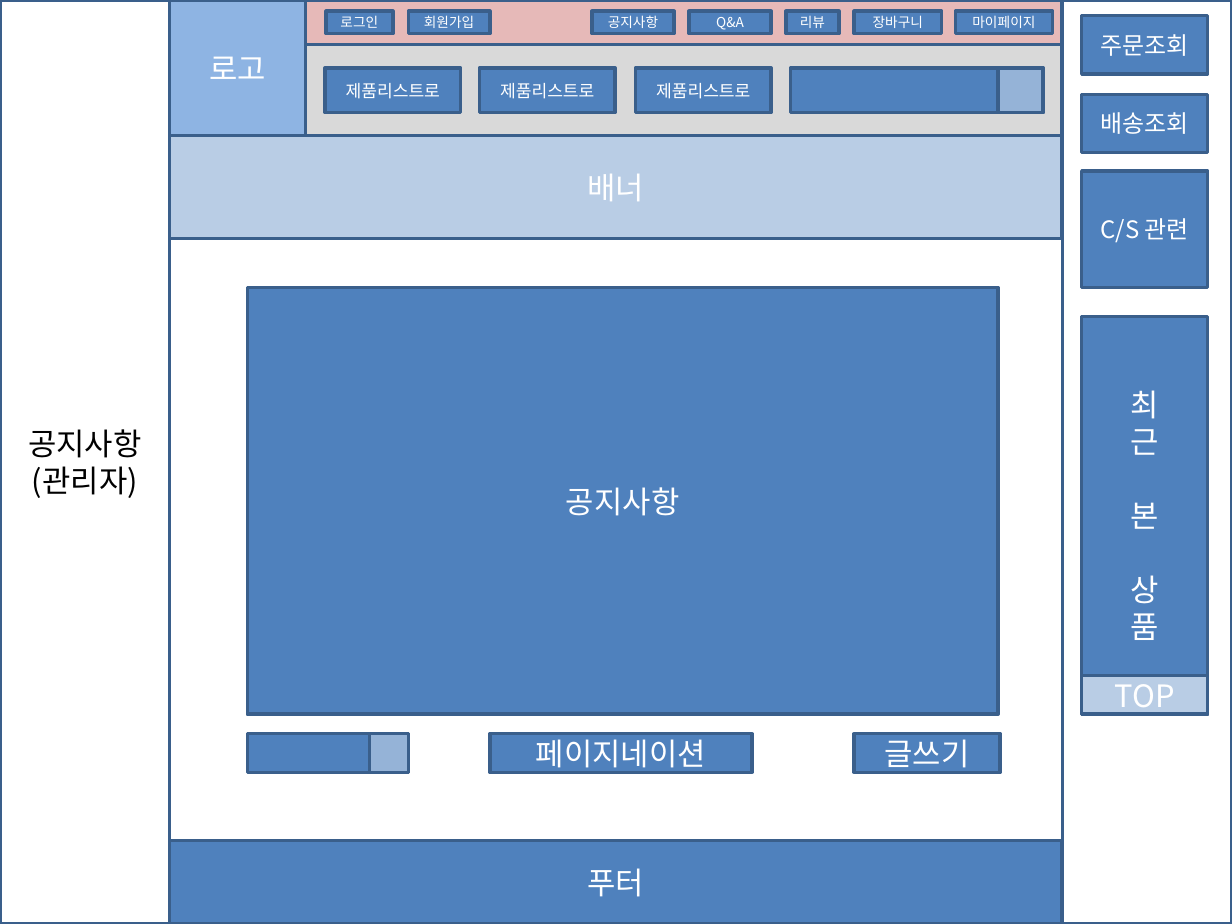
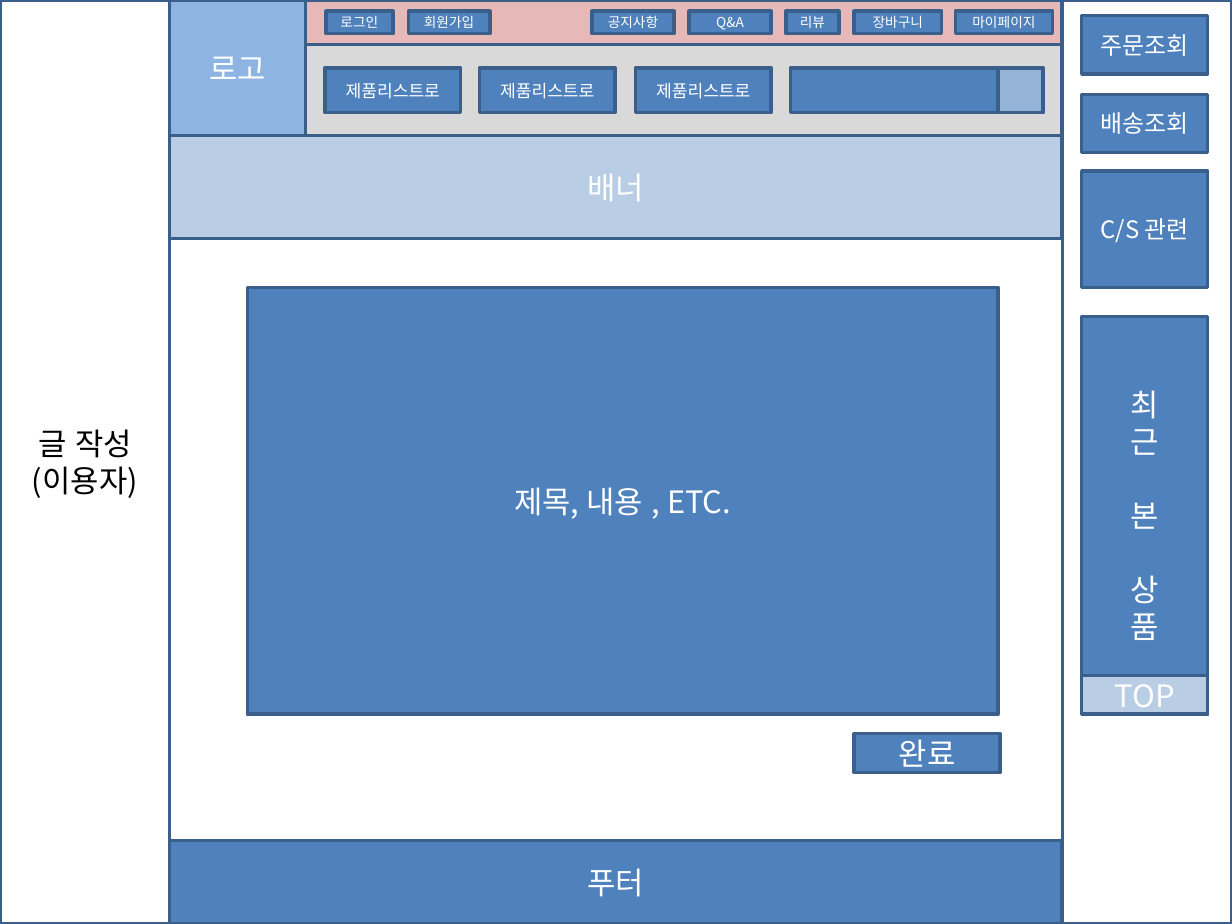
Before and after one commit to dksdlcks12/Portfolio, a slide deck: slide 9 of 스토리보드(작성중).pptx (slide 8 before the commit). Drawn at 1232x924 pixels with LibreOffice and Linux fonts; fonts in the diff are those of the drawing. Boxes give left, top, right and bottom in pixels: in the first picture for what was removed or moved away, otherwise in the second. Text is boxed around its words. In the diff, an @@ line names an element or a change of style, - is before the commit and + after.

```diff
--- a/스토리보드(작성중).pptx
+++ b/스토리보드(작성중).pptx
@@ text in rectangle at (32, 429, 138, 498): text changed @@
-공지사항
-(관리자)
+글 작성
+(이용자)
@@ text in rectangle at (514, 487, 731, 519): text changed @@
-공지사항
+제목, 내용 , ETC.
@@ rectangle removed at (248, 733, 409, 771) @@
@@ rectangle removed at (370, 733, 408, 771) @@
@@ rectangle removed at (490, 733, 753, 771) @@
-페이지네이션
@@ text in rectangle at (899, 734, 956, 774): text changed @@
-글쓰기
+완료
```
Also in this commit, not shown: 4 other slides changed, 6 slides added, 1 other file.
